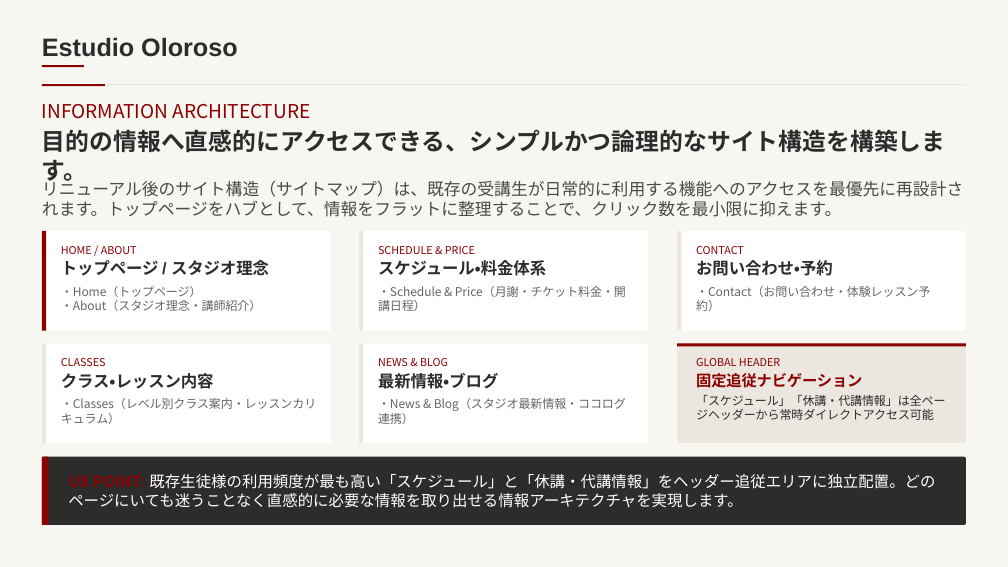
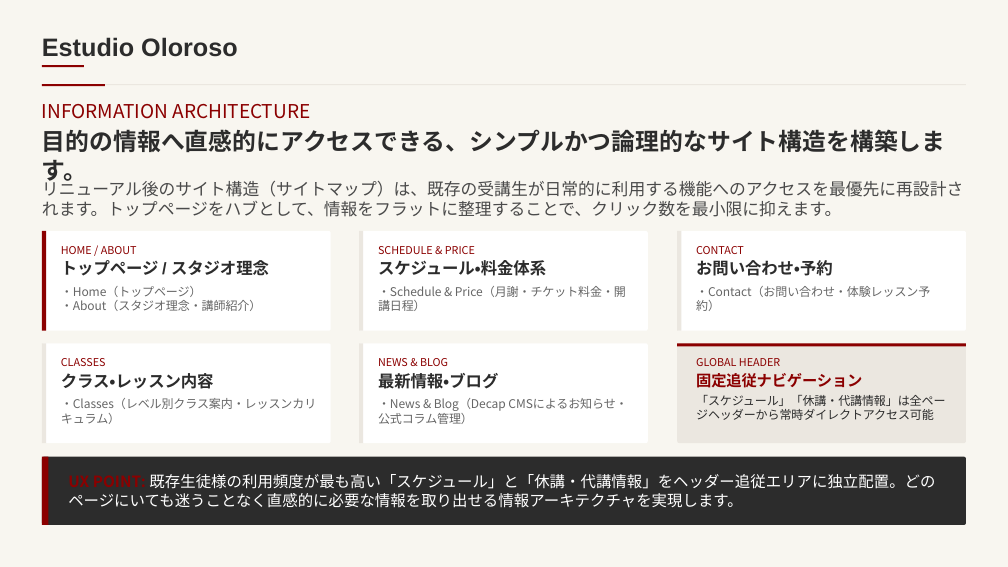
Before and after one commit to ikeda-haruka/ikeda-haruka.github.io, a slide deck: slide 4 of public/docs/oloroso/Estudio_Oloroso_Design_Preview_and_Renewal_Proposal.pptx. Drawn at 1008x567 pixels with LibreOffice and Linux fonts; fonts in the diff are those of the drawing. Boxes give left, top, right and bottom in pixels: in the first picture for what was removed or moved away, otherwise in the second. Text is boxed around its words. In the diff, an @@ line names an element or a change of style, - is before the commit and + after.

```diff
--- a/public/docs/oloroso/Estudio_Oloroso_Design_Preview_and_Renewal_Proposal.pptx
+++ b/public/docs/oloroso/Estudio_Oloroso_Design_Preview_and_Renewal_Proposal.pptx
@@ text at (378, 398, 627, 424): text changed @@
-・News & Blog（スタジオ最新情報・ココログ連携）
+・News & Blog（Decap CMSによるお知らせ・公式コラム管理）
```
Also in this commit, not shown: 4 other slides changed, 6 other files.
